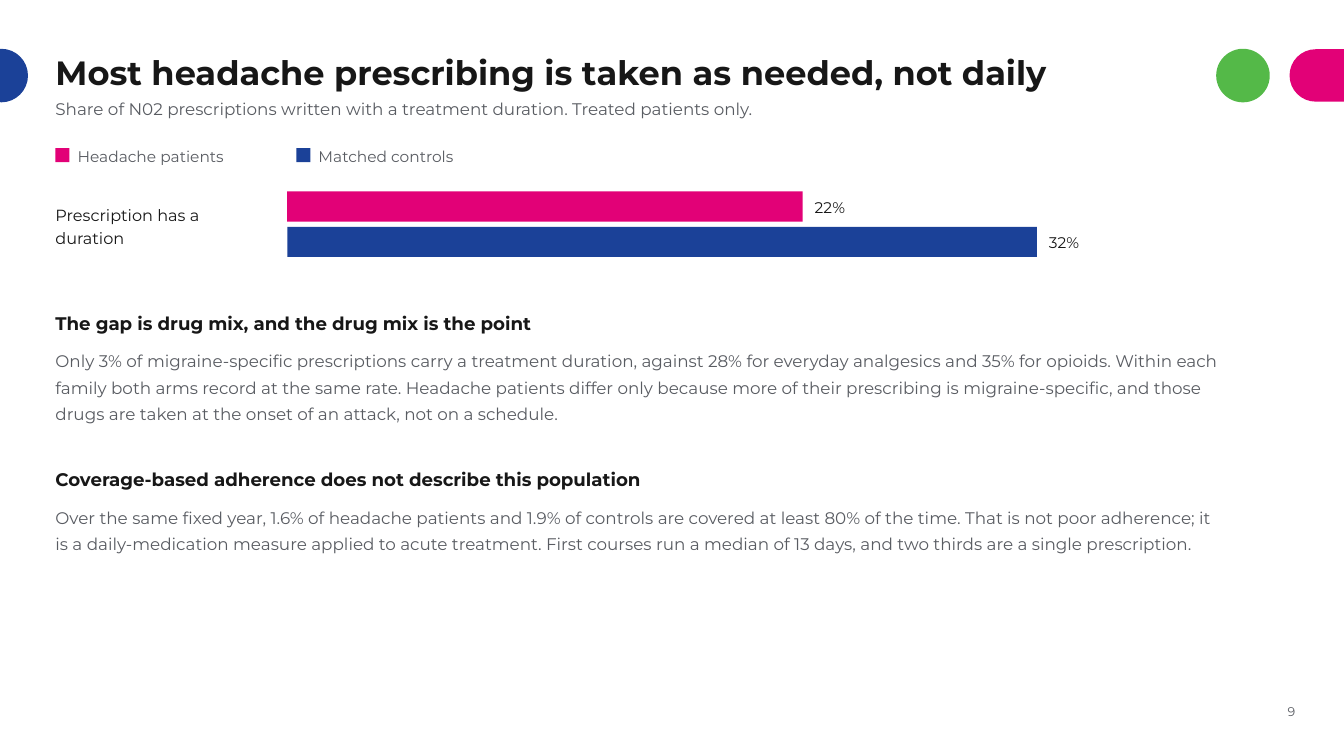
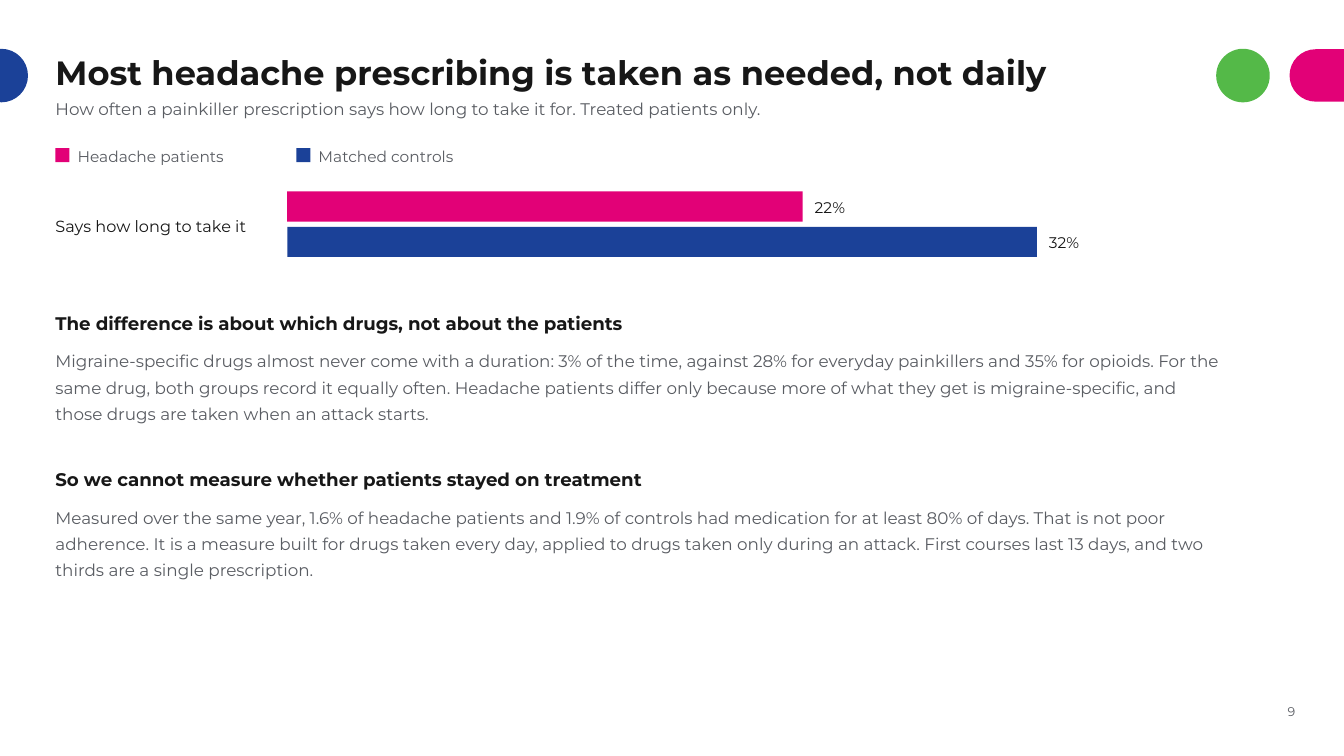
Before and after one commit to rj-irvine/de-migraine, a slide deck: slide 10 of documents/DE_Migraine_Treatment_Patterns_Summary.pptx. Drawn at 1344x756 pixels with LibreOffice and Linux fonts; fonts in the diff are those of the drawing. Boxes give left, top, right and bottom in pixels: in the first picture for what was removed or moved away, otherwise in the second. Text is boxed around its words. In the diff, an @@ line names an element or a change of style, - is before the commit and + after.

```diff
--- a/documents/DE_Migraine_Treatment_Patterns_Summary.pptx
+++ b/documents/DE_Migraine_Treatment_Patterns_Summary.pptx
@@ text at (x1=55, y1=102, x2=760, y2=119): text changed @@
-Share of N02 prescriptions written with a treatment duration. Treated patients only.
+How often a painkiller prescription says how long to take it for. Treated patients only.
@@ text at (x1=55, y1=220, x2=246, y2=236): text changed @@
-Prescription has a duration
+Says how long to take it
@@ text at (x1=55, y1=315, x2=623, y2=334): text changed @@
-The gap is drug mix, and the drug mix is the point
+The difference is about which drugs, not about the patients
@@ text at (x1=55, y1=354, x2=1218, y2=424): text changed @@
-Only 3% of migraine-specific prescriptions carry a treatment duration, against 28% for everyday analgesics and 35% for opioids. Within each family both arms record at the same rate. Headache patients differ only because more of their prescribing is migraine-specific, and those drugs are taken at the onset of an attack, not on a schedule.
+Migraine-specific drugs almost never come with a duration: 3% of the time, against 28% for everyday painkillers and 35% for opioids. For the same drug, both groups record it equally often. Headache patients differ only because more of what they get is migraine-specific, and those drugs are taken when an attack starts.
@@ text at (x1=55, y1=471, x2=642, y2=490): text changed @@
-Coverage-based adherence does not describe this population
+So we cannot measure whether patients stayed on treatment
@@ text at (x1=55, y1=511, x2=1203, y2=580): text changed @@
-Over the same fixed year, 1.6% of headache patients and 1.9% of controls are covered at least 80% of the time. That is not poor adherence; it is a daily-medication measure applied to acute treatment. First courses run a median of 13 days, and two thirds are a single prescription.
+Measured over the same year, 1.6% of headache patients and 1.9% of controls had medication for at least 80% of days. That is not poor adherence. It is a measure built for drugs taken every day, applied to drugs taken only during an attack. First courses last 13 days, and two thirds are a single prescription.
```
Also in this commit, not shown: 3 other slides changed, 2 other files.
